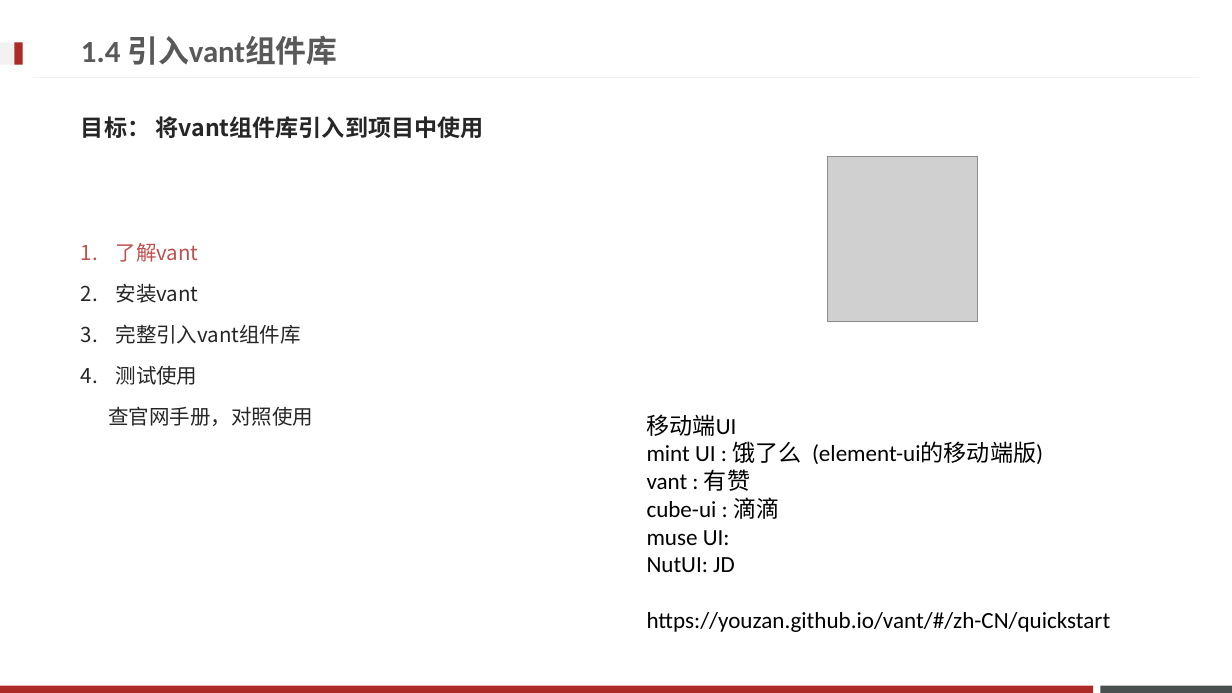
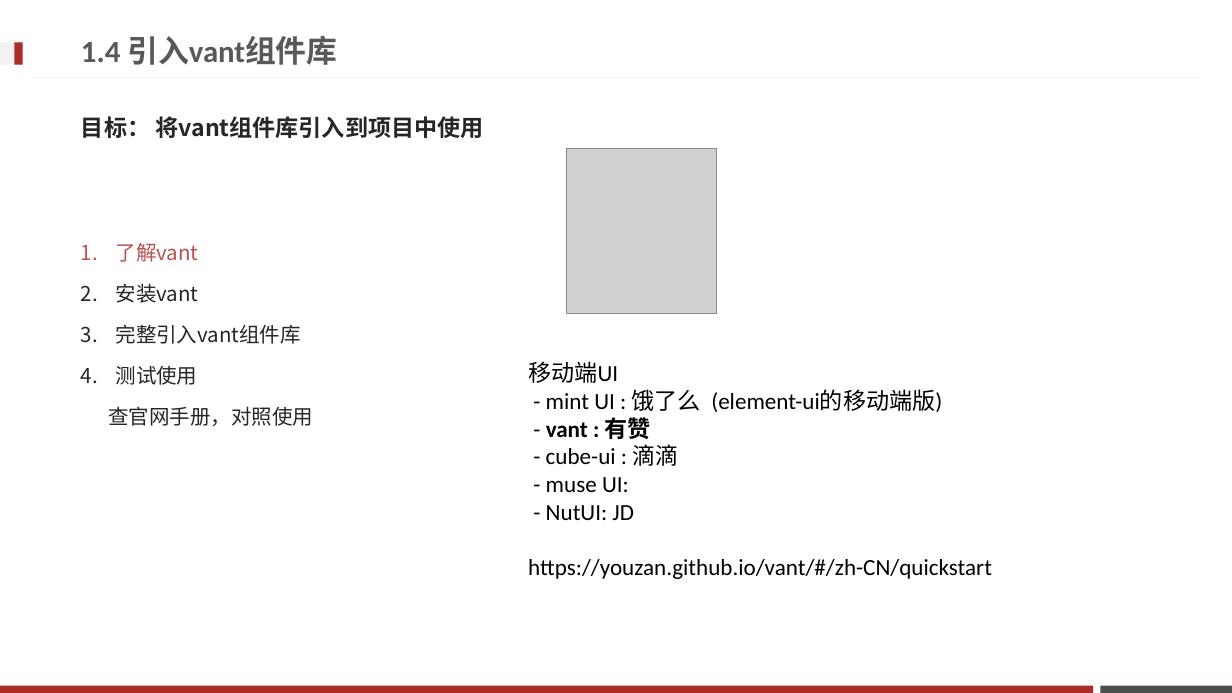
Before and after one commit to fanyouf/hmtt_web, a slide deck: slide 11 of 00ppt/02-黑马头条-项目初始化.pptx. Drawn at 1232x693 pixels with LibreOffice and Linux fonts; fonts in the diff are those of the drawing; grey boxes stand for pictures; background and template pictures are left out. Boxes give left, top, right and bottom in pixels: in the first picture for what was removed or moved away, otherwise in the second. Text is boxed around its words. In the diff, an @@ line names an element or a change of style, - is before the commit and + after.

```diff
--- a/00ppt/02-黑马头条-项目初始化.pptx
+++ b/00ppt/02-黑马头条-项目初始化.pptx
@@ picture: place and size @@
-picture at [827,156,978,322]
+picture at [567,148,717,313]
@@ text "移动端UI": place and size @@
-text "移动端UI" at [647,414,1111,632]
+text "移动端UI" at [528,361,992,579]
@@ text at [546,389,942,520]: text changed @@
-mint UI : 饿了么 (element-ui的移动端版)
-vant : 有赞
-cube-ui : 滴滴
-muse UI:
-NutUI: JD
+- mint UI : 饿了么 (element-ui的移动端版)
+- vant : 有赞
+- cube-ui : 滴滴
+- muse UI:
+- NutUI: JD
```
Also in this commit, not shown: 3 other slides changed, 21 other files.
